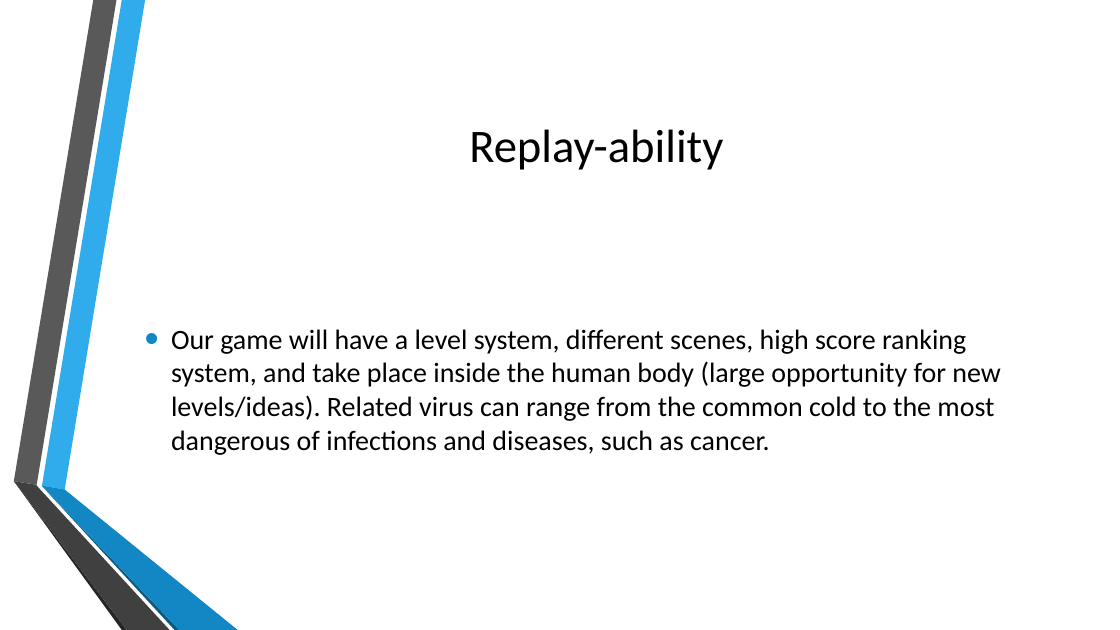
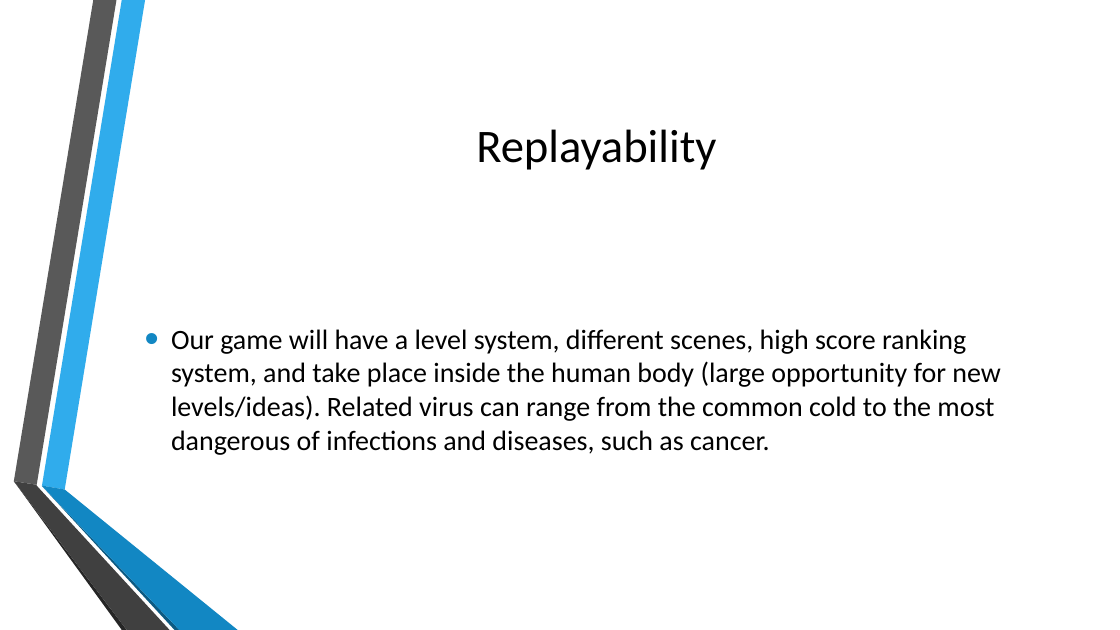
Before and after one commit to ocampo19/Parallel-Games, a slide deck: slide 7 of Virus Outbreak.pptx. Drawn at 1120x630 pixels with LibreOffice and Linux fonts; fonts in the diff are those of the drawing; background and template pictures are left out. Boxes give left, top, right and bottom in pixels: in the first picture for what was removed or moved away, otherwise in the second. Text is boxed around its words. In the diff, an @@ line names an element or a change of style, - is before the commit and + after.

Commit message:
Update Virus Outbreak.pptx
typo

```diff
--- a/Virus Outbreak.pptx
+++ b/Virus Outbreak.pptx
@@ title at [476, 129, 716, 170]: text changed @@
-Replay-ability
+Replayability
```
Also in this commit, not shown: 1 other slide changed.
